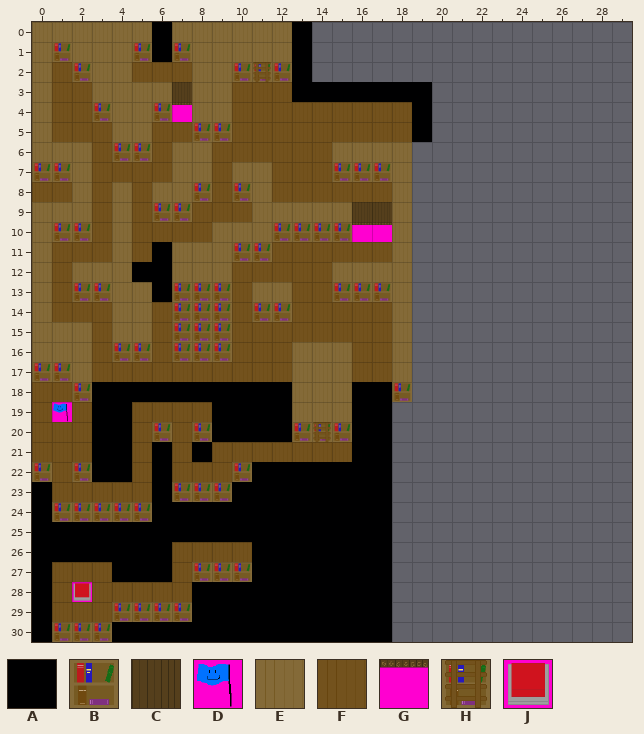
One commit to this Tiled map: levels/level2/level2.tmx. Above, as it was before the edit.
Cells are 64x64 px. Shown: x 0..29, y 0..30.
Key: from "spritesheet": A 0, B 1, C 2, D 3, E 4, F 5, G 6, H 7, J 8.
_ is an empty cell, # one hidden under a higher layer.
Layers that did not change in this view are not listed.
Layer "back" before, first column x 0:
 0 ______A_______________________
 1 _B___BAB______________________
 2 _FB__FFF__B_B_________________
 3 _FF____#__FFF_________________
 4 _FFB__B#__FFFFFFFFF___________
 5 _FFF__FFBBFFFFFFFFF___________
 6 ___FBBF__FFFFFF___#___________
 7 BB_FFFF__F__FFFBBB#___________
 8 FF_F_F__BFB_FFFFFF#___________
 9 ___F_FBBFFF_#___###___________
10 _BBF_FFFF___BBBB###___________
11 _FFF_FA___BBFFFFFF#___________
12 _F___AA___FFFFF___#___________
13 _FBB__A###F##FFBBB#___________
14 _FFF__F###FBBFFFFF#___________
15 ___F__F###FFFFFFFF#___________
16 ___FBBFBBBFFF___FF#___________
17 BB#FFFFFFFFFF___FF#___________
18 FFBAAAAAAAAAA___AAB___________
19 F#FAAFFFFAAAA___AA____________
20 FFFAAFBFBAAAAB_BAA____________
21 FFFAAFAFAFFFFFFFAA____________
22 BFBAAFAFFFBAAAAAAA____________
23 AFFFFFABBBAAAAAAAA____________
24 ABBBBBAAAAAAAAAAAA____________
25 AAAAAAAAAAAAAAAAAA____________
26 AAAAAAAFFFFAAAAAAA____________
27 AFFFAAAFBBBAAAAAAA____________
28 AF#FFFFFAAAAAAAAAA____________
29 AFFFBBBBAAAAAAAAAA____________
30 ABBBAAAAAAAAAAAAAA____________
Layer "front" before, first column x 0:
 0 EEEEEE_EEEEEE_________________
 1 E_EEE___EEEEE_________________
 2 E__EE___EE____________________
 3 E__EEEECEE____________________
 4 E___EE_GEE____________________
 5 E___EE________________________
 6 EEE____EE______EEEE___________
 7 __E____EE_EE______E___________
 8 __E_E_EE___E______E___________
 9 EEE_E______EEEEECCE___________
10 E___E____EEE____GGE___________
11 E___E__EEE________E___________
12 E_EEE__###_____EEEE___________
13 E___EE_____EE_____E___________
14 E___EE____________E___________
15 EEE_EE_###________E___________
16 EEE__________EEE__E___________
17 __E__________EEE__E___________
18 _____________EEE______________
19 _____________EEE______________
20 ______________________________
21 ______________________________
22 ______________________________
23 ______________________________
24 ______________________________
25 ______________________________
26 ______________________________
27 ______________________________
28 ______________________________
29 ______________________________
30 ______________________________
Layer "front3" before, first column x 8:
 0 _____A___________
 1 _____A___________
 2 _____A___________
 3 _____AAAAAAA_____
 4 ___________A_____
 5 ___________A_____
 6 _________________
 7 _________________
 8 _________________
 9 _________________
10 _________________
11 _________________
12 EE_______________
13 BB_______________
14 BB_______________
15 BB_______________
16 _________________
17 _________________
18 _________________
19 _________________
20 _________________
21 _________________
22 _________________
23 _________________
24 _________________
25 _________________
26 _________________
27 _________________
28 _________________
29 _________________
30 _________________
The same view after the edit:
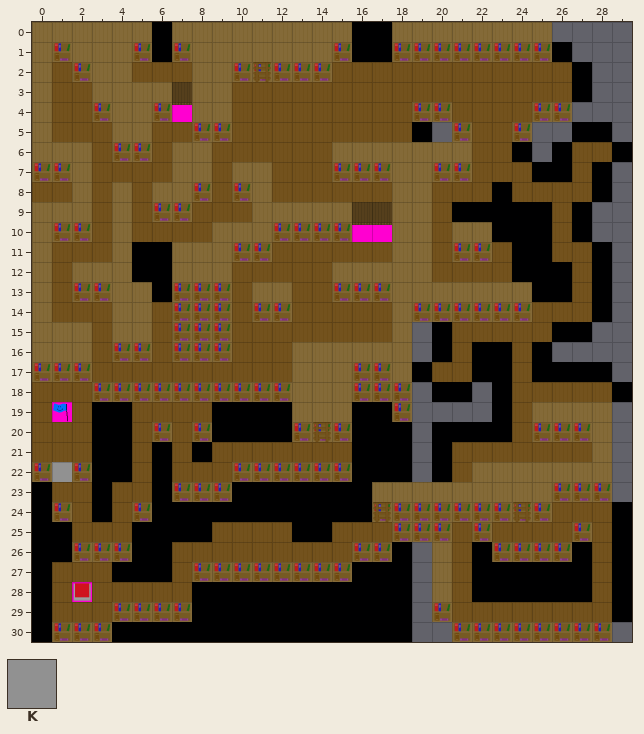
Further tiles: from "spritesheet": K 11.
The exact change:
Changed rows in their new state; . is an unchanged cell.
Layer "back":
first column x 2:
 0 ..............AA............
 1 .............BAABBBBBBBBA...
 2 ...........BBFFFFFFFFFFFFA..
 3 ...........FFFFFFFFFFFFFFA..
 4 ...................FFFF.....
 5 ....................FF...AA.
 6 ....................FFA.AFFA
 7 ..................BBFFFAAFA.
 8 ..................FFFAFFFFA.
 9 ..................FAAAAAFA..
10 ..................F..AAAFA..
11 ...A..............FBBFAAFFA.
12 ..................FFFFAAAFA.
13 .......................AAFA.
14 .................BB....FFFA.
15 ..................AFFFFFAA..
16 ..............__..AFAAFA....
17 ..............BB.AFFAAFAAAA.
18 F.............BB..AA.AFFFFFA
19 .....................AF.....
20 ................A.AAAAFBBB..
21 ................A.AFFFFFFF..
22 ................A.AF........
23 .A............._..E.....BBB.
24 FAF..................B.BFFFA
25 FFF....FFFF..FFF...F.FFFF.FA
26 .........FFFFF..A..FA....AFA
27 ................A..FAAAAAAFA
28 ................A..FAAAAAAFA
29 ................A..FFFFFFFFA
30 ................A...........
Layer "back2":
first column x 19:
 4 BB....BB
 5 ..B..B..
first column x 21:
14 BBBB
first column x 1:
18 ..BBBBBBBBBB................
19 .................B..........
22 K.........BBBBB.............
24 ................HBBB.B.H....
25 ...................B.B....B.
26 .BBB...........BB.....BBBB..
27 ..........BBBBB.............
29 ...................B........
30 ....................BBBBBBBB
Layer "front":
first column x 13:
 0 EEE..EEEEEEEE
 1 EE...........
first column x 2:
 6 .................EEE.......
 7 .................E.........
 8 .................E.........
 9 .................E.........
10 .................E.EE......
11 .................E.........
12 .................E.........
13 .................EEEEEE....
16 ..............EE...........
17 _..........................
19 .......................EEEE
20 ..........................E
21 ..........................E
22 ....................EEEEEEE
23 ...............EEE..EEEE...
26 ..................E........
27 ..................E........
28 ..................E........
Layer "front3":
first column x 13:
 0 _......
 1 _......
 2 _......
 3 _______
 4 ......_
first column x 18:
23 ...E
24 ...B
25 BB..
